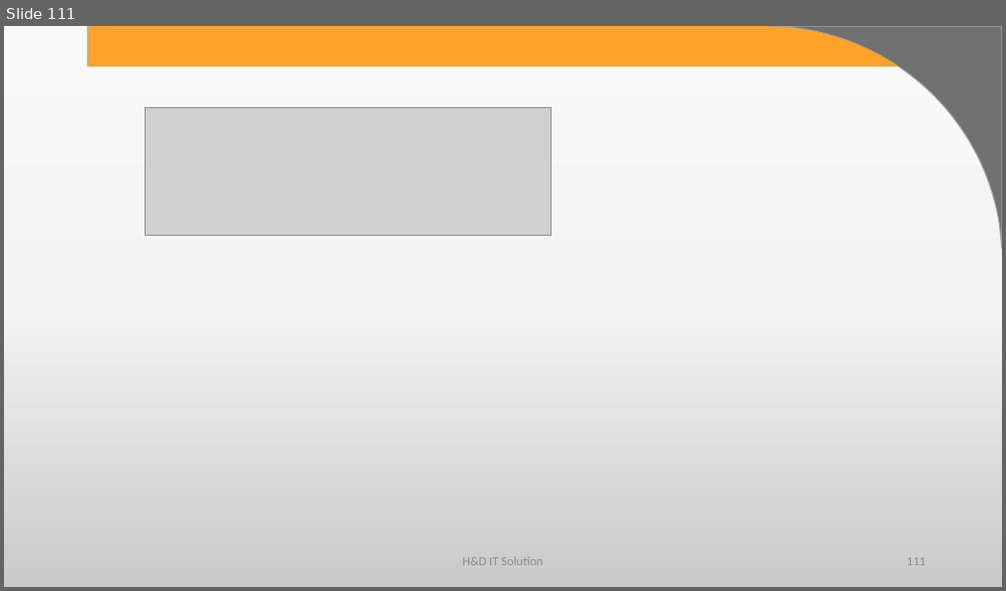
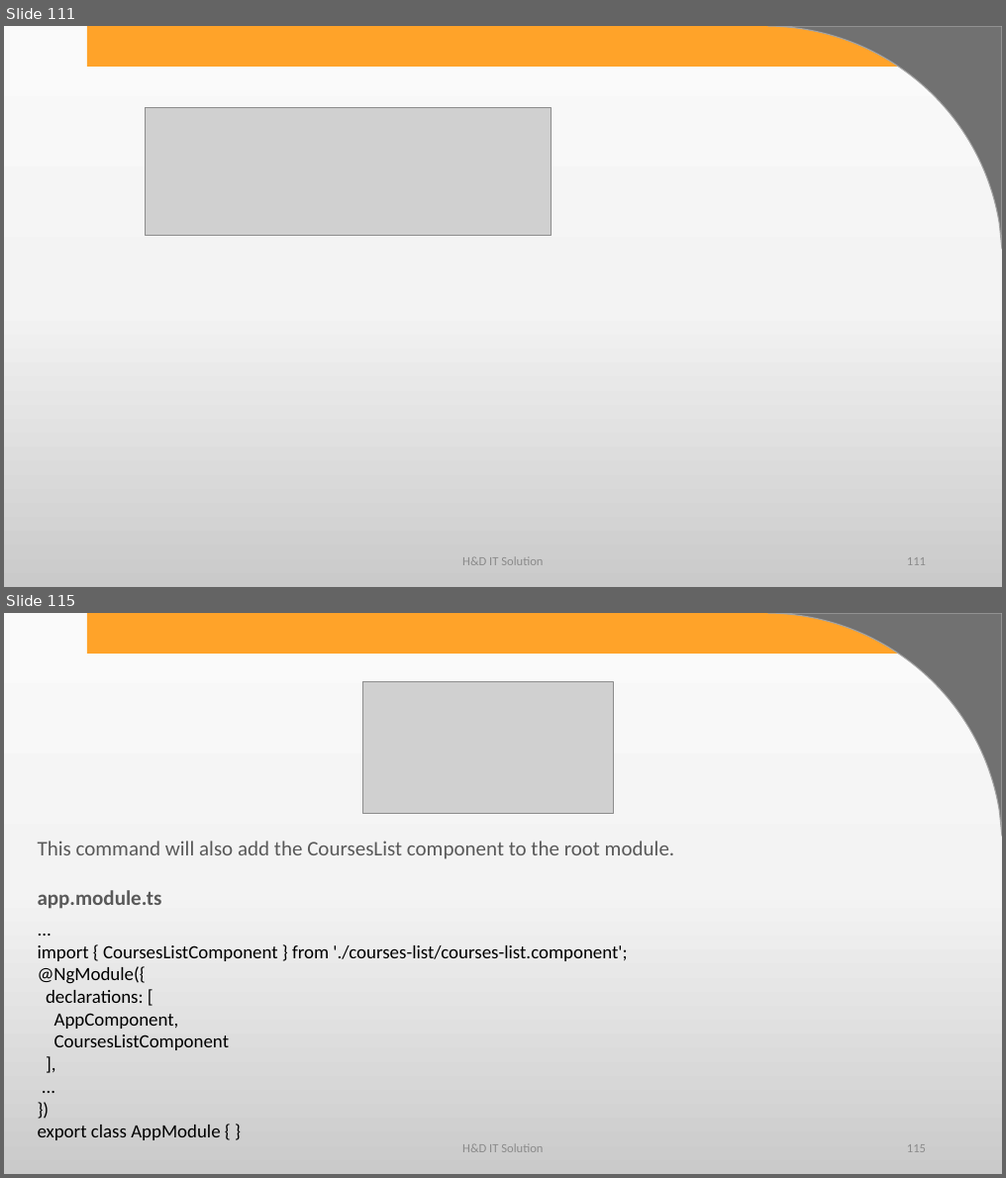
Before and after one commit to harshadasawant/infiniteAngular, a slide deck: ppt/ANGULAR.pptx. Shown one above the other, each under a label of ours: slide 111 before the commit, slides 111 and 115 after it; the slides between them are not shown. The pictures are 1006x591 and 1006x1178 pixels, drawn with LibreOffice and Linux fonts; fonts in the diff are those of the drawing; grey boxes stand for pictures; background and template pictures are left out. Boxes give left, top, right and bottom in pixels: in the first picture for what was removed or moved away, otherwise in the second. Text is boxed around its words. In the diff, an @@ line names an element or a change of style, - is before the commit and + after.

```diff
--- a/ppt/ANGULAR.pptx
+++ b/ppt/ANGULAR.pptx
@@ slide 115 added at (x1=4, y1=613, x2=1002, y2=1174), background gradient #FBFBFB to #F4F4F4 to #CBCBCB; not listed: 2 template elements that a slide beside it also shows @@
@@ picture added at (x1=362, y1=682, x2=614, y2=814) @@
@@ text added at (x1=38, y1=841, x2=675, y2=909), 20 pt, text #595959 @@
+This command will also add the CoursesList component to the root module.
+app.module.ts
@@ text added at (x1=38, y1=946, x2=627, y2=1141), 18 pt, text #000000 @@
+...
+import { CoursesListComponent } from './courses-list/courses-list.component';
+@NgModule({
+declarations: [
+AppComponent,
+CoursesListComponent
+],
+...
+})
+export class AppModule { }
@@ text added at (x1=462, y1=1145, x2=543, y2=1153), 12 pt, text #8C8C8C @@
+H&D IT Solution
@@ page number added at (x1=907, y1=1145, x2=926, y2=1153), 12 pt, text #8C8C8C @@
+115
```
Also in this commit, not shown: 21 other slides added, 7 other files.
